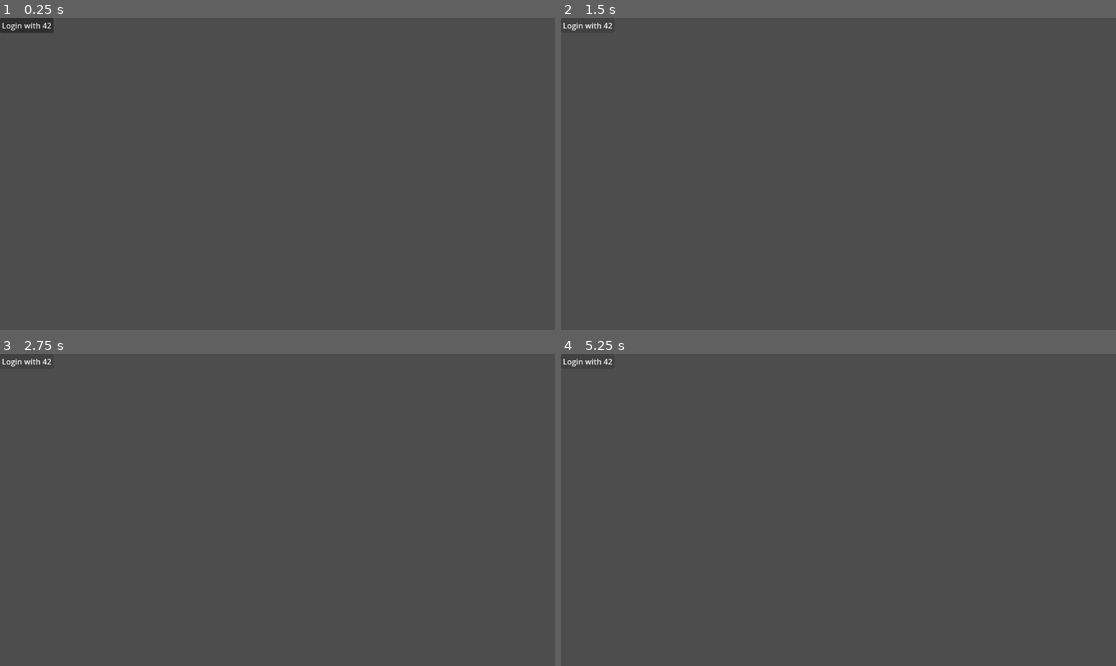
Above: before the commit, frames 1-4 (two rows, left to right).
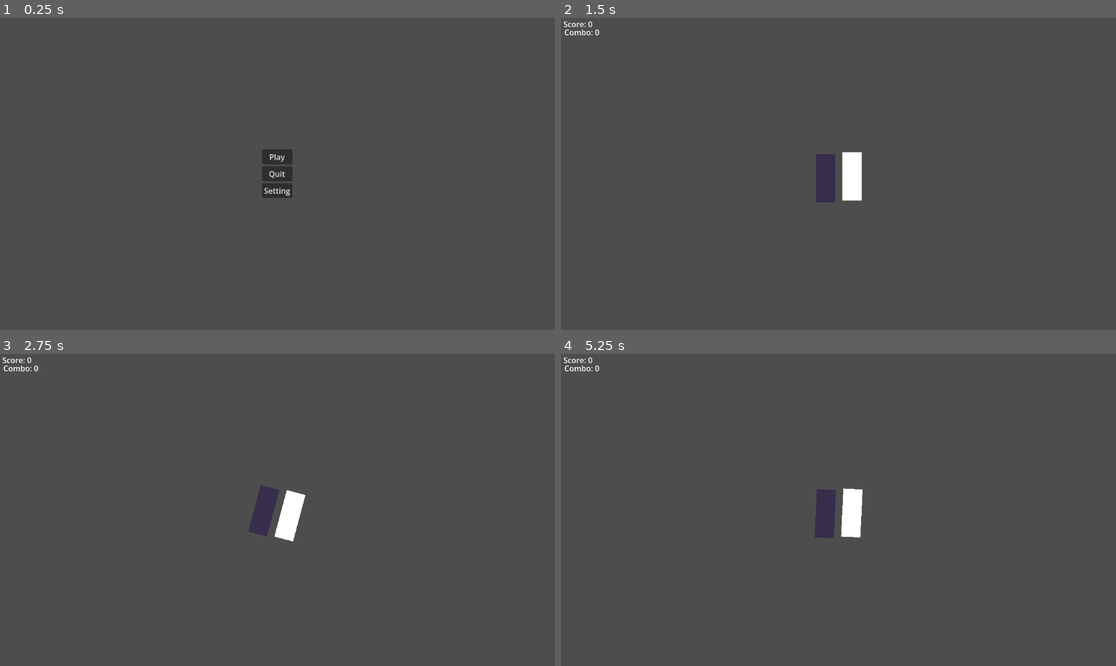
Above: after the commit, the same moments.

Repository: CilginSinek/cattivity
Game: Godot game, scene res://scenes/Login.tscn
The game is run twice, just before and just after one commit, with the same random seed, the same clock (stepped at 60 frames per second) and the same inputs.
Inputs (mouse positions are in pixels of both pictures, inside the frame that each line leads up to):
- Up to frame 1 (0.25 s): no input
- Up to frame 2 (1.5 s): click (838, 158) at 0.5 s, where only the run after the commit has a clickable "Play"; click (588, 24) at 1.25 s, where only the run before the commit has a clickable "Login with 42"
- Up to frame 3 (2.75 s): tap Enter at 2 s; hold D (rotate_right) from 2.03 s (still down)
- Up to frame 4 (5.25 s): tap Space at 2.75, 4.25 s; release D (rotate_right) at 2.78 s; hold A (rotate_left) 2.78-3.53 s; tap Enter at 3.5, 5 s; hold D (rotate_right) 3.53-5.03 s; hold A (rotate_left) from 5.03 s (still down)

The runs differ from the first frame. In frame 1, 1.1% of the frame differs, in the area x 0-53%, y 0-58%; in frame 2, 1.2%; in frame 3, 1.2%; in frame 4, 1.2%, in the area x 0-55%, y 1-60%.
Error before the commit: Invalid assignment of property or key 'jwt_token' with value of type 'Nil' on a base object of type 'Node (Config.gd)'. (res://scenes/Login.gd:13)

Commit message:
feat: web export login flow, JavaScriptBridge token check

Diff:
--- a/godot/autoload/GameStateManager.gd
+++ b/godot/autoload/GameStateManager.gd
@@ -9,6 +9,9 @@
 
 func go_to_settings() -> void:
 	get_tree().change_scene_to_file("res://scenes/Settings.tscn")
+func go_to_menu() -> void:
+	_set_state(State.MENU)
+	get_tree().change_scene_to_file("res://scenes/Menu.tscn")
 
 func start_game() -> void:
 	_set_state(State.PLAYING)
--- a/godot/scenes/Login.gd
+++ b/godot/scenes/Login.gd
@@ -7,10 +7,15 @@
 	login_button.pressed.connect(_on_login_pressed)
 	_check_token()
 
+
 func _check_token() -> void:
-	var token = JavaScriptBridge.eval("document.cookie.match(/GameToken=([^;]+)/)?.[1] || ''")
-	if token != "":
-		Config.jwt_token = token
+	if OS.has_feature("web"):
+		var token = JavaScriptBridge.eval("document.cookie.match(/GameToken=([^;]+)/)?.[1] || ''")
+		if token != "":
+			Config.jwt_token = token
+			GameStateManager.go_to_menu()
+	else:
+		# Desktop test: direkt menüye geç
 		GameStateManager.go_to_menu()
 
 func _on_login_pressed() -> void:
